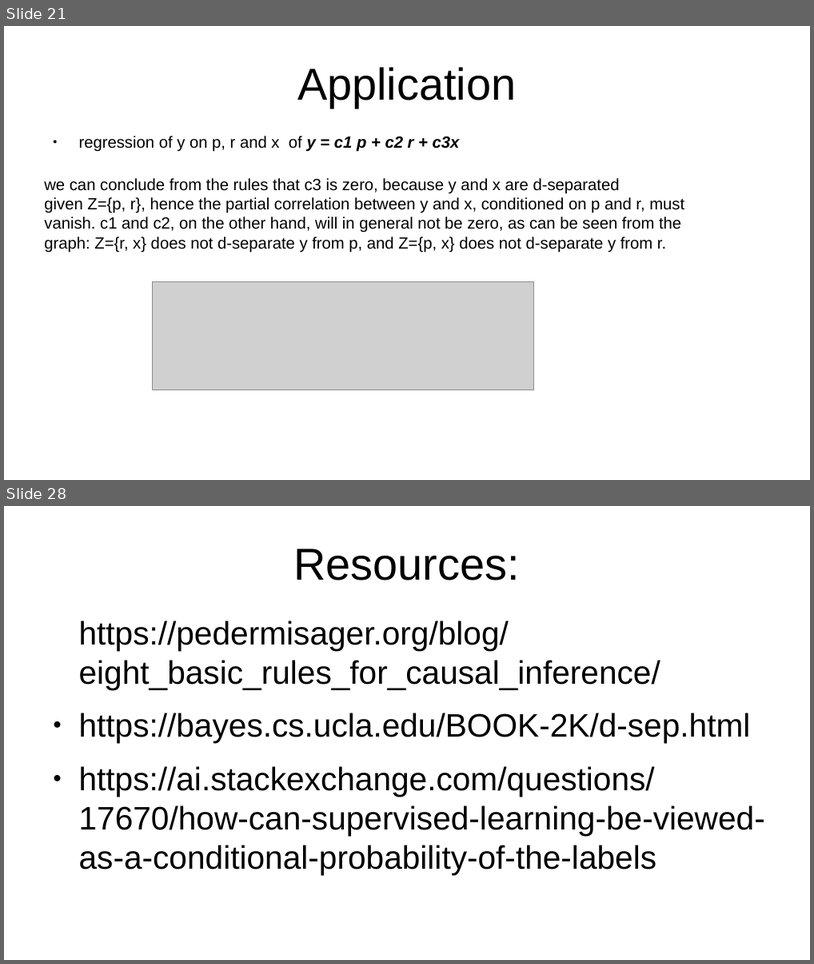
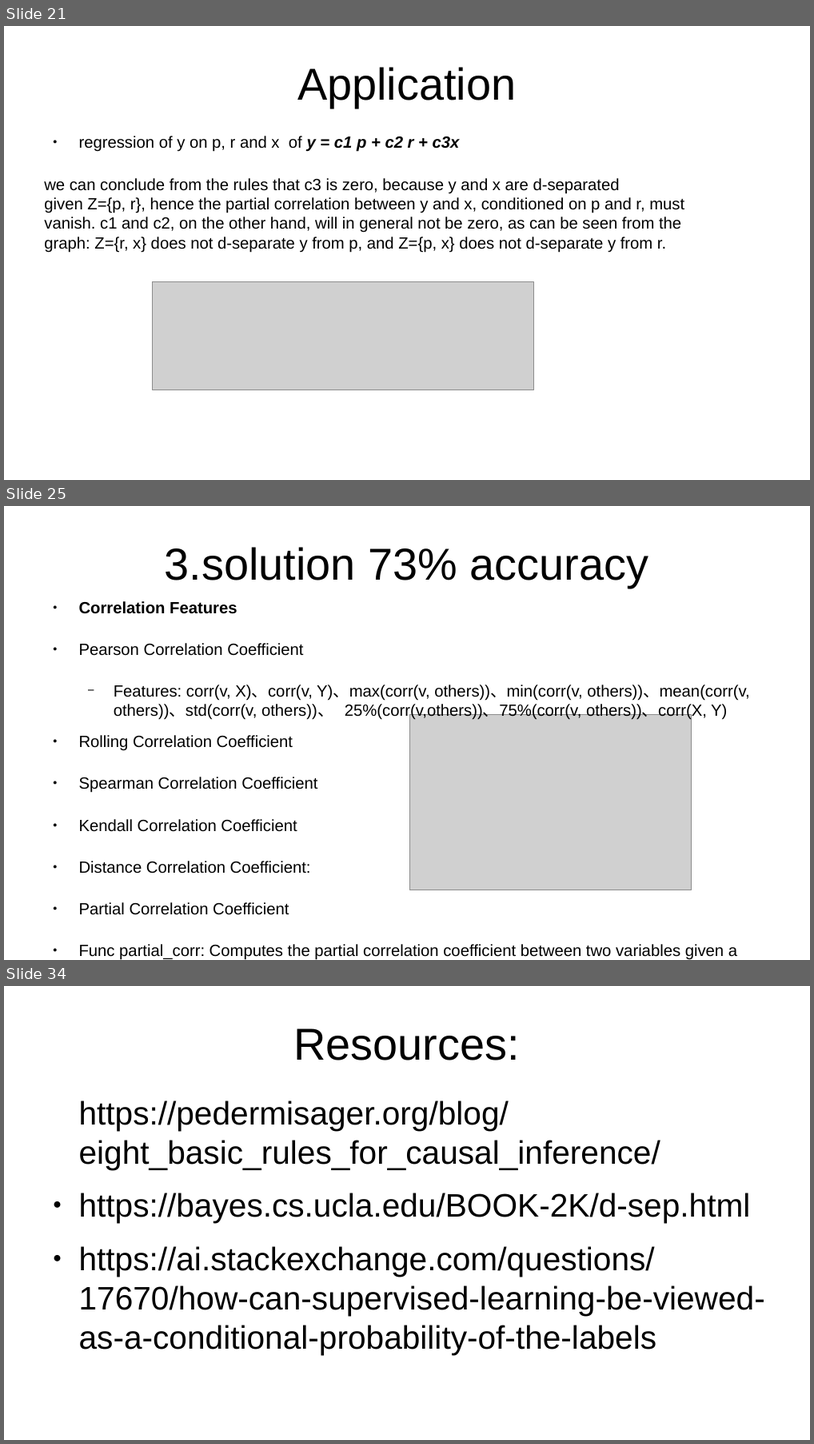
Before and after one commit to emoen/CausalityDiscoveryCrunchDAO, a slide deck: presentation/HIBRAIN_March_25.odp. Shown one above the other, each under a label of ours: slides 21 and 28 before the commit, slides 21, 25 and 34 after it; the slides between them are not shown. The pictures are 814x964 and 814x1444 pixels, drawn with LibreOffice and Linux fonts; fonts in the diff are those of the drawing; grey boxes stand for pictures. Boxes give left, top, right and bottom in pixels: in the first picture for what was removed or moved away, otherwise in the second. Text is boxed around its words. In the diff, an @@ line names an element or a change of style, - is before the commit and + after.

```diff
--- a/presentation/HIBRAIN_March_25.odp
+++ b/presentation/HIBRAIN_March_25.odp
@@ slide 25 added at [4,506,810,960], background #FFFFFF @@
@@ title added at [165,547,650,588], 44 pt, text #000000 @@
+3.solution 73% accuracy
@@ text added at [79,601,750,960], 16 pt, text #000000 @@
+● Correlation Features
+● Pearson Correlation Coefficient
+  − Features: corr(v, X)、corr(v, Y)、max(corr(v, others))、min(corr(v, others))、mean(corr(v, others))、std(corr(v, others))、 25%(corr(v,others))、75%(corr(v, others))、corr(X, Y)
+● Rolling Correlation Coefficient
+● Spearman Correlation Coefficient
+● Kendall Correlation Coefficient
+● Distance Correlation Coefficient:
+● Partial Correlation Coefficient
+● Func partial_corr: Computes the partial correlation coefficient between two variables given a third variable.
@@ picture added at [410,715,692,890] @@
@@ what was slide 28 is now slide 34 @@
```
Also in this commit, not shown: 4 slides changed, 10 other slides added, 5 slides removed, 1 other file.
